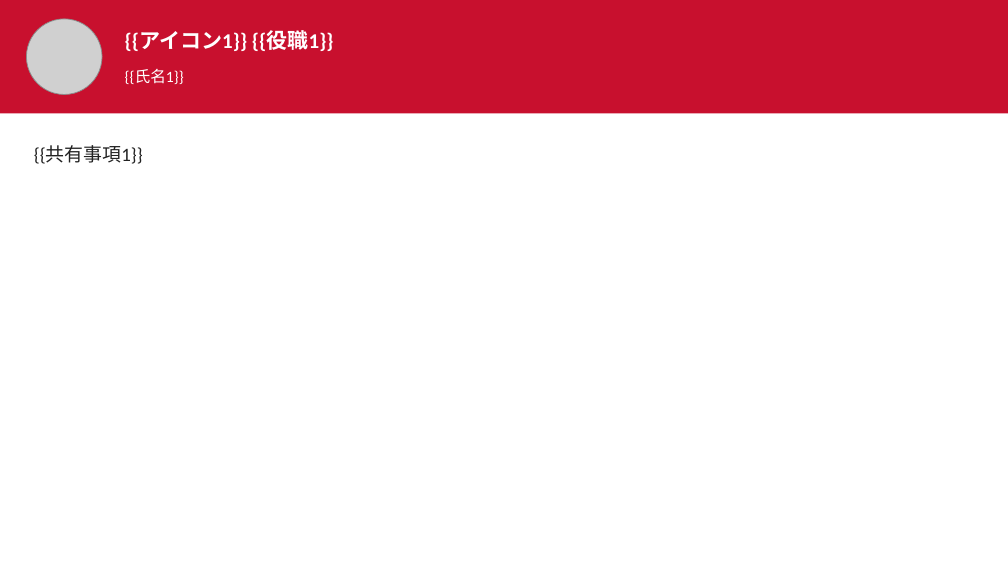
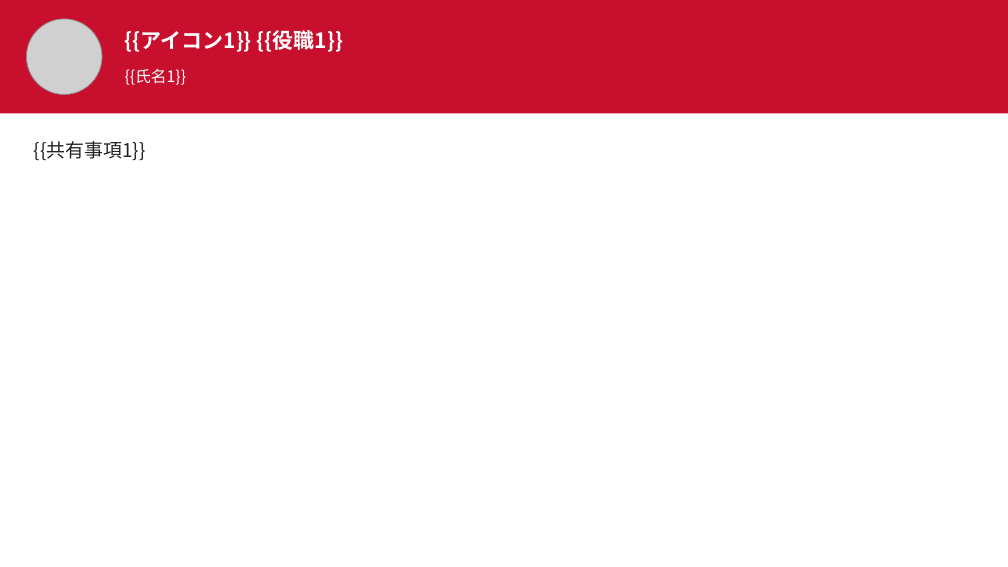
Before and after one commit to kimuchi/BNI_Chiyoda_VisitorHost, a slide deck: slide 3 of docs/templates/BNI_テンプレート_事前MTG.pptx. Drawn at 1008x567 pixels with LibreOffice and Linux fonts; fonts in the diff are those of the drawing; grey boxes stand for pictures. Boxes give left, top, right and bottom in pixels: in the first picture for what was removed or moved away, otherwise in the second. Text is boxed around its words. In the diff, an @@ line names an element or a change of style, - is before the commit and + after.

```diff
--- a/docs/templates/BNI_テンプレート_事前MTG.pptx
+++ b/docs/templates/BNI_テンプレート_事前MTG.pptx
@@ text "{{アイコン1}} {{役職1}}" at [125, 30, 343, 52]: font Calibri to Noto Sans CJK JP @@
@@ text "{{氏名1}}" at [125, 68, 187, 85]: font Calibri to Noto Sans CJK JP @@
@@ text "{{共有事項1}}" at [34, 141, 146, 161]: font Calibri to Noto Sans CJK JP; line spacing 1.3 to 1.1 @@
```
Also in this commit, not shown: 2 other slides changed, 13 other files.
